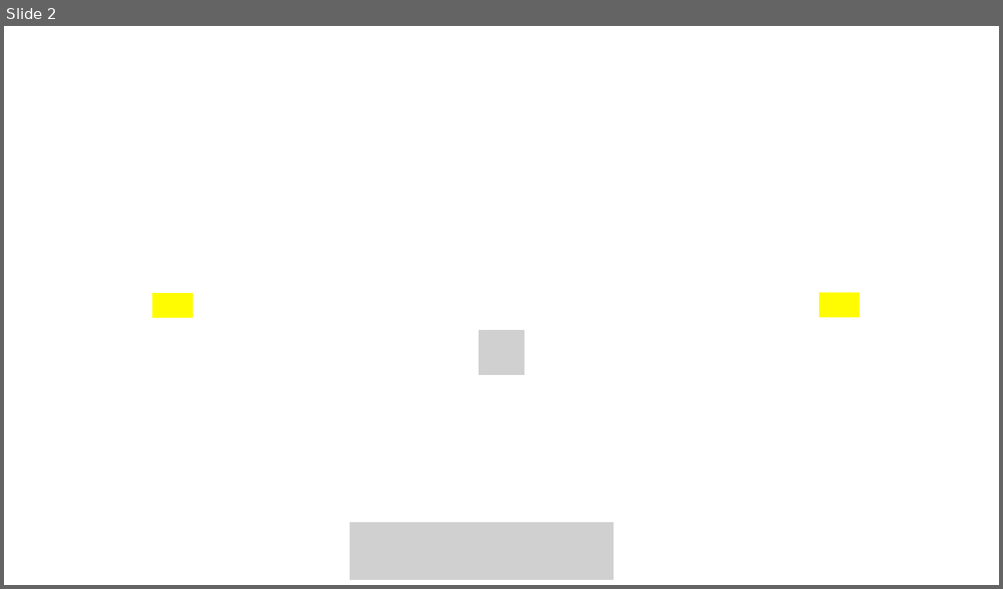
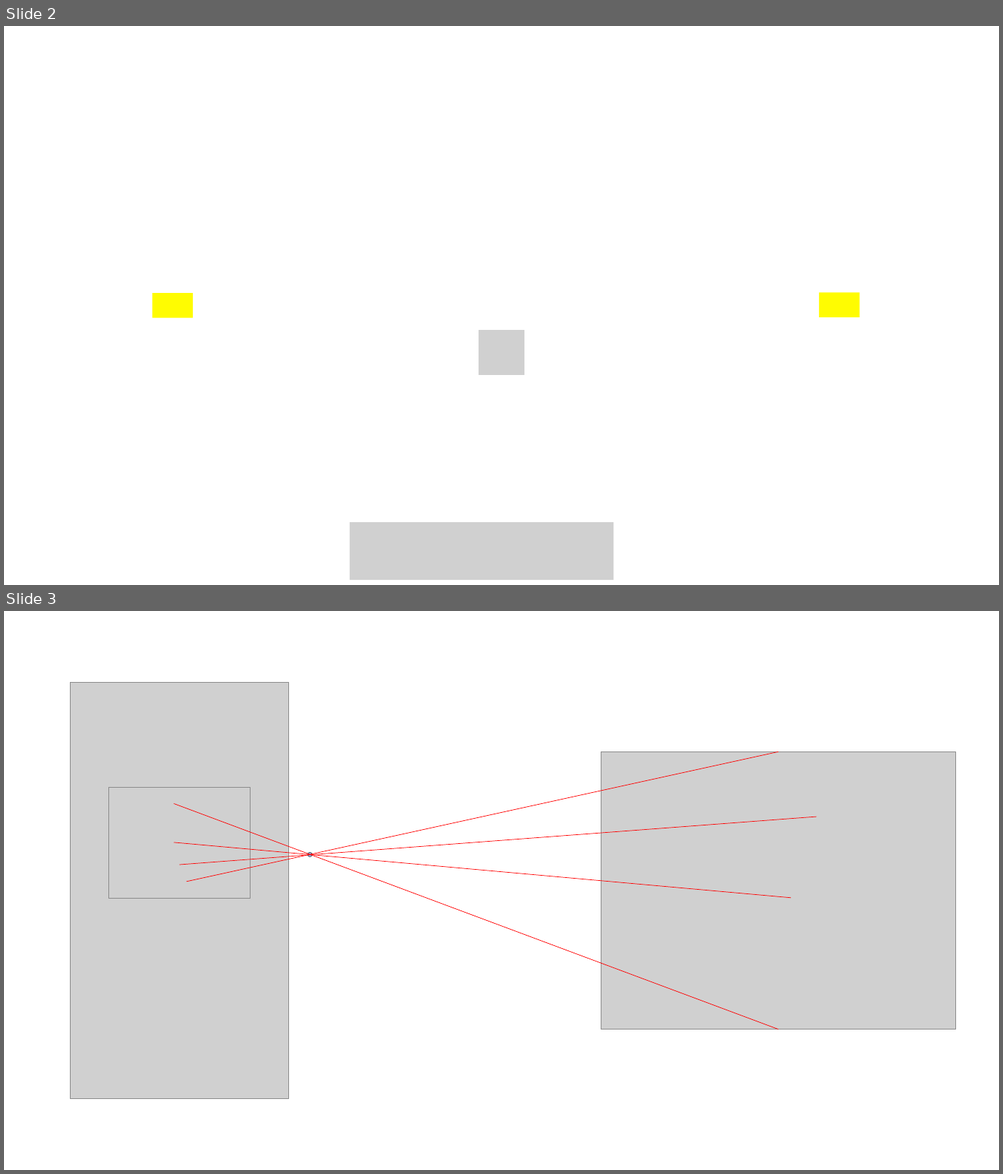
Before and after one commit to yindaheng98/Notebook, a slide deck: 学习笔记/图形学/i/三角测量补充图.pptx. Shown one above the other, each under a label of ours: slide 2 before the commit, slides 2 and 3 after it. The pictures are 1003x589 and 1003x1174 pixels, drawn with LibreOffice and Linux fonts; fonts in the diff are those of the drawing; grey boxes stand for pictures; background and template pictures are left out. Boxes give left, top, right and bottom in pixels: in the first picture for what was removed or moved away, otherwise in the second. Text is boxed around its words. In the diff, an @@ line names an element or a change of style, - is before the commit and + after.

```diff
--- a/学习笔记/图形学/i/三角测量补充图.pptx
+++ b/学习笔记/图形学/i/三角测量补充图.pptx
@@ slide 3 added at <box>4,611,999,1170</box>, background #FFFFFF @@
@@ picture added at <box>71,683,289,1099</box> @@
@@ line added from (779, 752) to (187, 882), #FF0000 0.5 pt @@
@@ picture added at <box>601,752,956,1030</box> @@
@@ picture added at <box>108,788,250,899</box> @@
@@ line added from (779, 1030) to (174, 803), #FF0000 0.5 pt @@
@@ line added from (817, 817) to (179, 865), #FF0000 0.5 pt @@
@@ line added from (791, 898) to (174, 843), #FF0000 0.5 pt @@
@@ ellipse added at <box>307,853,312,857</box>, fill #8FAADC, outline #000000 0.25 pt @@
```
Also in this commit, not shown: 1 other slide added, 3 other files.
